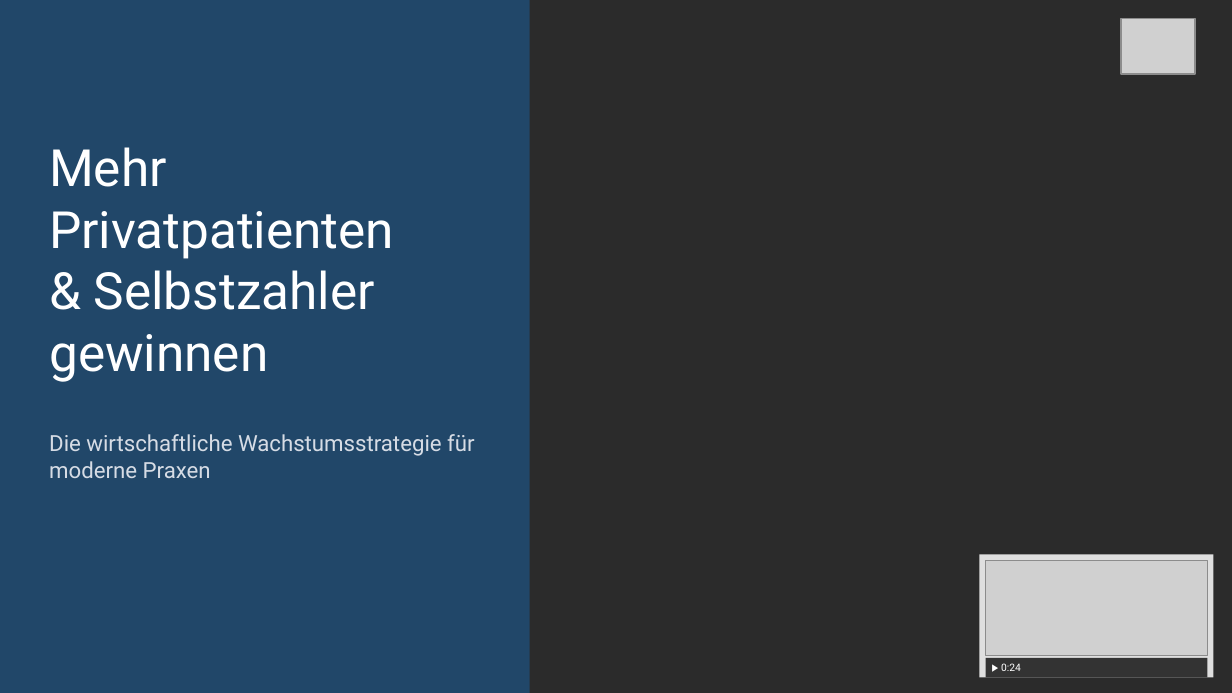
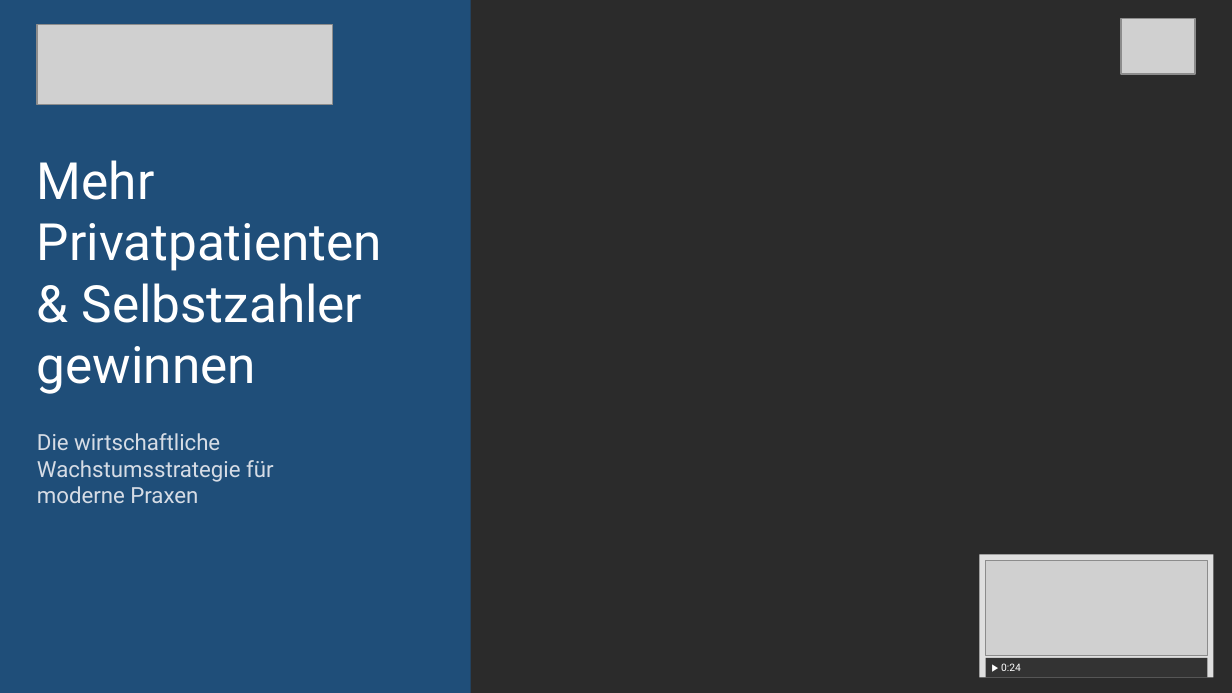
Before and after one commit to Dereinkommensberater/elevator42-kurs, a slide deck: slide 1 of praesentationen-pptx/Elevator42_ModulTeaser_Slides.pptx. Drawn at 1232x693 pixels with LibreOffice and Linux fonts; fonts in the diff are those of the drawing; grey boxes stand for pictures; background and template pictures are left out; a plain dark background stands for a picture behind light text. Boxes give left, top, right and bottom in pixels: in the first picture for what was removed or moved away, otherwise in the second. Text is boxed around its words. In the diff, an @@ line names an element or a change of style, - is before the commit and + after.

```diff
--- a/praesentationen-pptx/Elevator42_ModulTeaser_Slides.pptx
+++ b/praesentationen-pptx/Elevator42_ModulTeaser_Slides.pptx
@@ rectangle: place and size @@
-rectangle at (0,0,530,693)
+rectangle at (0,0,471,693)
@@ rectangle at (0,0,471,693): fill #1F4E79 at 80% opacity to #1F4E79 @@
@@ picture added at (37,25,333,105) @@
@@ text at (37,160,382,394): text changed @@
-Mehr Privatpatienten
-& Selbstzahler gewinnen
+Mehr
+Privatpatienten
+& Selbstzahler
+gewinnen
@@ text at (37,433,273,503): text changed @@
-Die wirtschaftliche Wachstumsstrategie für moderne Praxen
+Die wirtschaftliche
+Wachstumsstrategie für
+moderne Praxen
```
Also in this commit, not shown: 5 other slides changed, 2 slides added, 1 slide removed, 1 other file.
